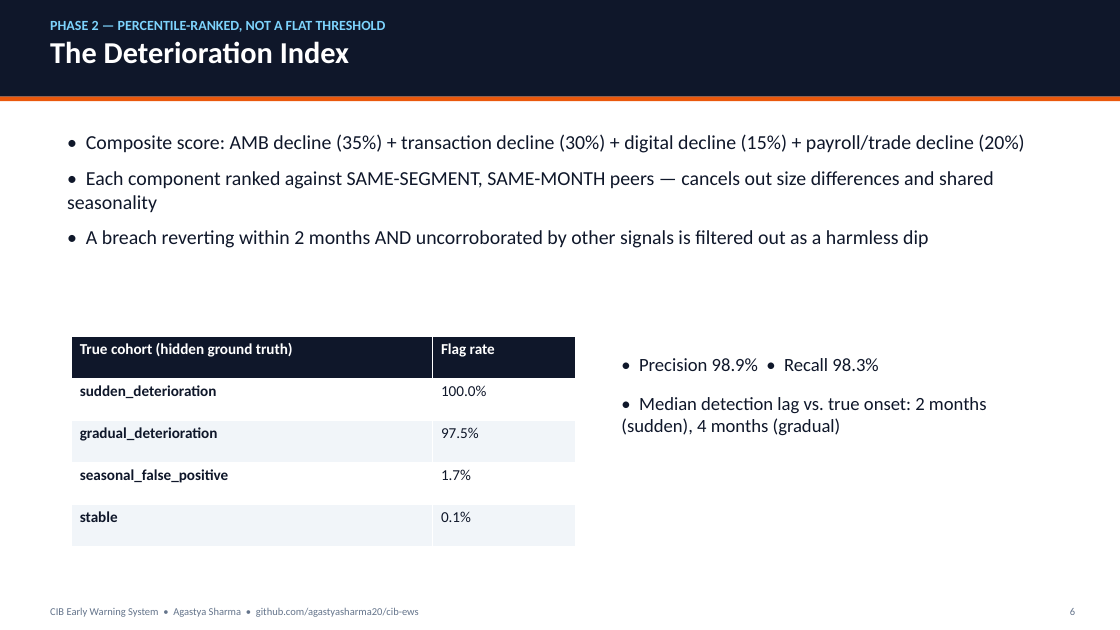
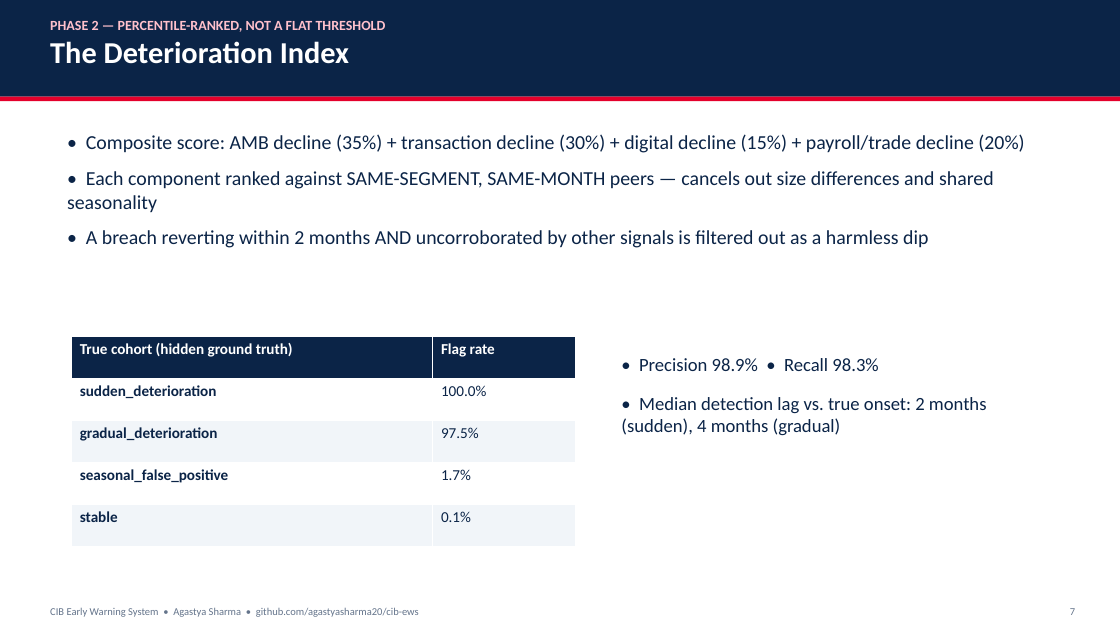
Before and after one commit to agastyasharma20/cib-ews, a slide deck: slide 7 of docs/CIB_EWS_Presentation.pptx (slide 6 before the commit). Drawn at 1120x630 pixels with LibreOffice and Linux fonts; fonts in the diff are those of the drawing. Boxes give left, top, right and bottom in pixels: in the first picture for what was removed or moved away, otherwise in the second. Text is boxed around its words. In the diff, an @@ line names an element or a change of style, - is before the commit and + after.

```diff
--- a/docs/CIB_EWS_Presentation.pptx
+++ b/docs/CIB_EWS_Presentation.pptx
@@ rectangle at [0, 0, 1120, 97]: fill #0F172A to #0B2447 @@
@@ text at [50, 21, 386, 32]: text colour #7DD3FC to #FFC1CC in "PHASE 2 — PERCENTILE-RANKED, NOT A FLAT ..." @@
@@ rectangle at [0, 97, 1120, 102]: fill #EA580C to #E4002B @@
@@ text "• Composite score: AMB decline ..." at [67, 134, 1024, 248]: text colour #0F172A to #0B2447 @@
@@ table at [71, 336, 576, 546] @@
@@ fill #0F172A to #0B2447 in row 1 @@
@@ text colour #0F172A to #0B2447 in "sudden_deterioration", "100.0%", "gradual_deterioration", "97.5%" and 4 more places @@
@@ text "• Precision 98.9% • Recall ..." at [621, 358, 987, 436]: text colour #0F172A to #0B2447 @@
@@ text at [1070, 608, 1075, 615]: text changed @@
-6
+7
```
Also in this commit, not shown: 14 other slides changed, 3 slides added, 1 other file.
